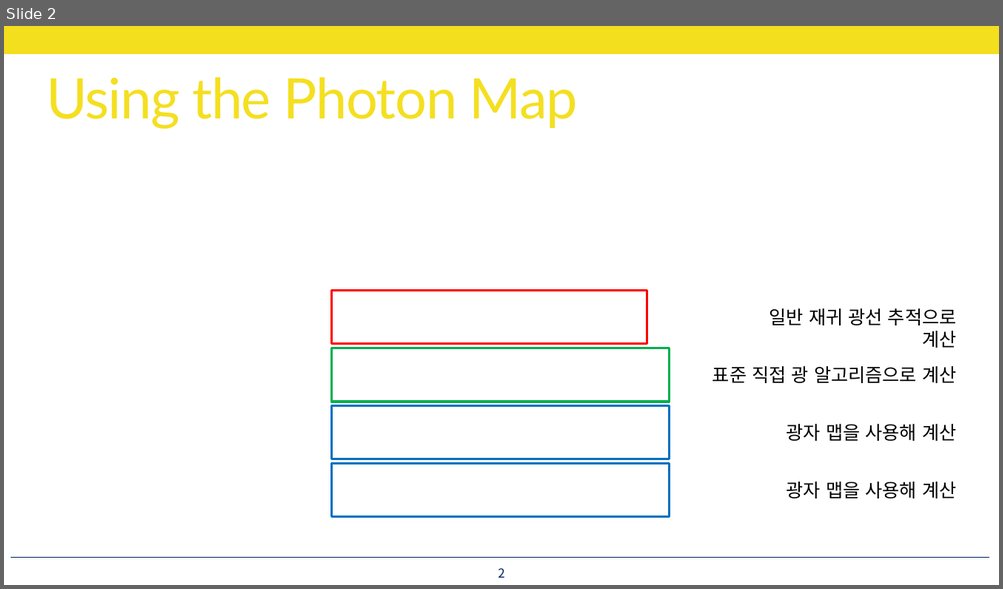
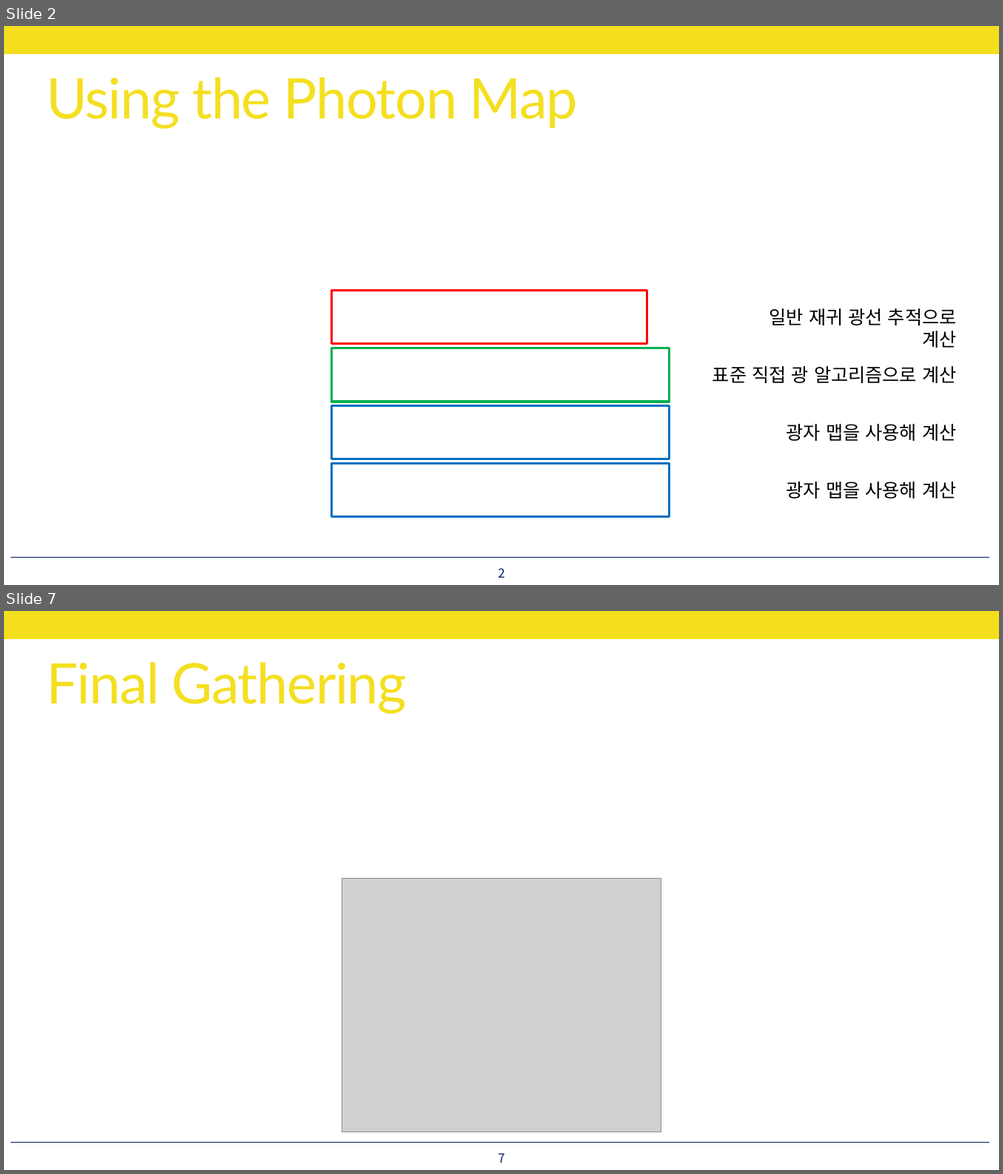
Before and after one commit to utilForever/PBRStudy, a slide deck: Physically Based Rendering - Chapter 15, Part 6.pptx. Shown one above the other, each under a label of ours: slide 2 before the commit, slides 2 and 7 after it; the slides between them are not shown. The pictures are 1003x589 and 1003x1174 pixels, drawn with LibreOffice and Linux fonts; fonts in the diff are those of the drawing; grey boxes stand for pictures. Boxes give left, top, right and bottom in pixels: in the first picture for what was removed or moved away, otherwise in the second. Text is boxed around its words. In the diff, an @@ line names an element or a change of style, - is before the commit and + after.

```diff
--- a/Physically Based Rendering - Chapter 15, Part 6.pptx
+++ b/Physically Based Rendering - Chapter 15, Part 6.pptx
@@ slide 7 added at bbox=[4, 611, 999, 1170], background #FFFFFF; not listed: 2 template elements that a slide beside it also shows @@
@@ title added at bbox=[46, 662, 407, 714], 54 pt, text #F4DF1E @@
+Final Gathering
@@ picture added at bbox=[342, 878, 661, 1133] @@
@@ page number added at bbox=[498, 1153, 504, 1163], 12 pt, text #002060 @@
+7
```
Also in this commit, not shown: 27 other slides added.
